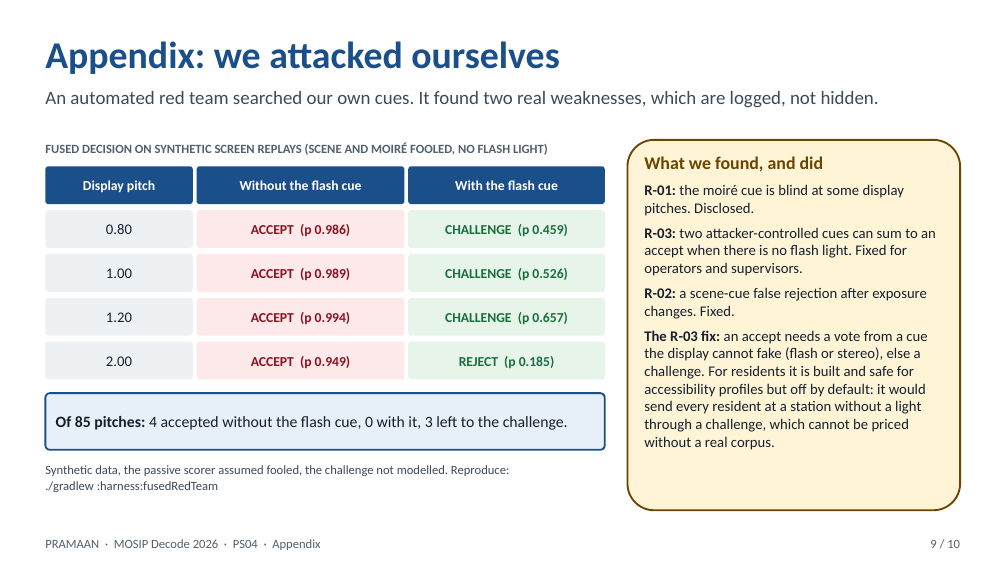
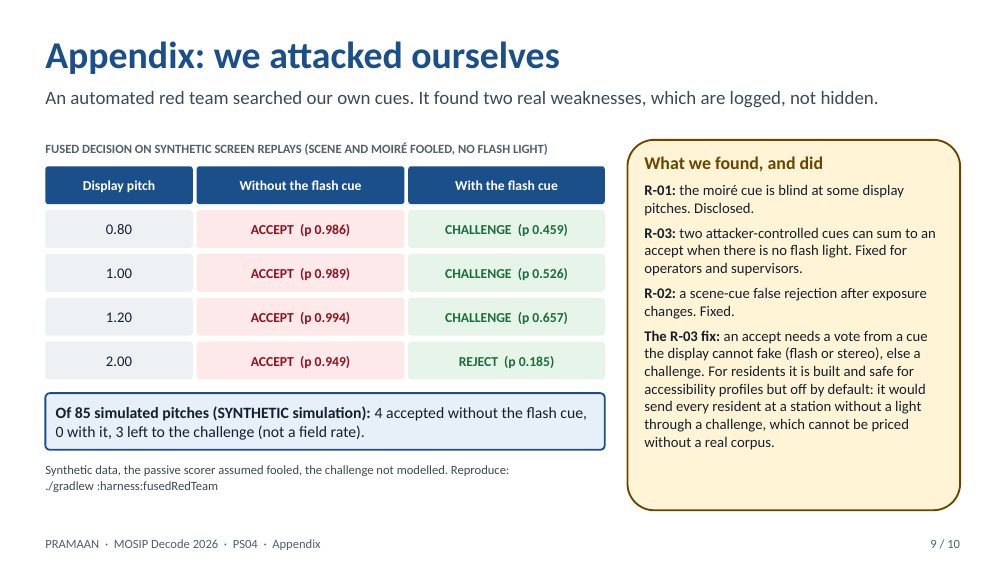
Before and after one commit to GargBhavya-tech/pramaan, a slide deck: slide 9 of docs/submission/PRAMAAN-pitch-full-10slides.pptx. Drawn at 1008x567 pixels with LibreOffice and Linux fonts; fonts in the diff are those of the drawing. Boxes give left, top, right and bottom in pixels: in the first picture for what was removed or moved away, otherwise in the second. Text is boxed around its words. In the diff, an @@ line names an element or a change of style, - is before the commit and + after.

Commit message:
docs: relabel mobile projections, clarify frame-skipping box reuse trade-offs, add stride tests, and label synthetic pitch figures

```diff
--- a/docs/submission/PRAMAAN-pitch-full-10slides.pptx
+++ b/docs/submission/PRAMAAN-pitch-full-10slides.pptx
@@ text in rounded rectangle at box(56, 406, 587, 440): text changed @@
-Of 85 pitches: 4 accepted without the flash cue, 0 with it, 3 left to the challenge.
+Of 85 simulated pitches (SYNTHETIC simulation): 4 accepted without the flash cue, 0 with it, 3 left to the challenge (not a field rate).
```
Also in this commit, not shown: 1 other slide changed, 7 other files.
